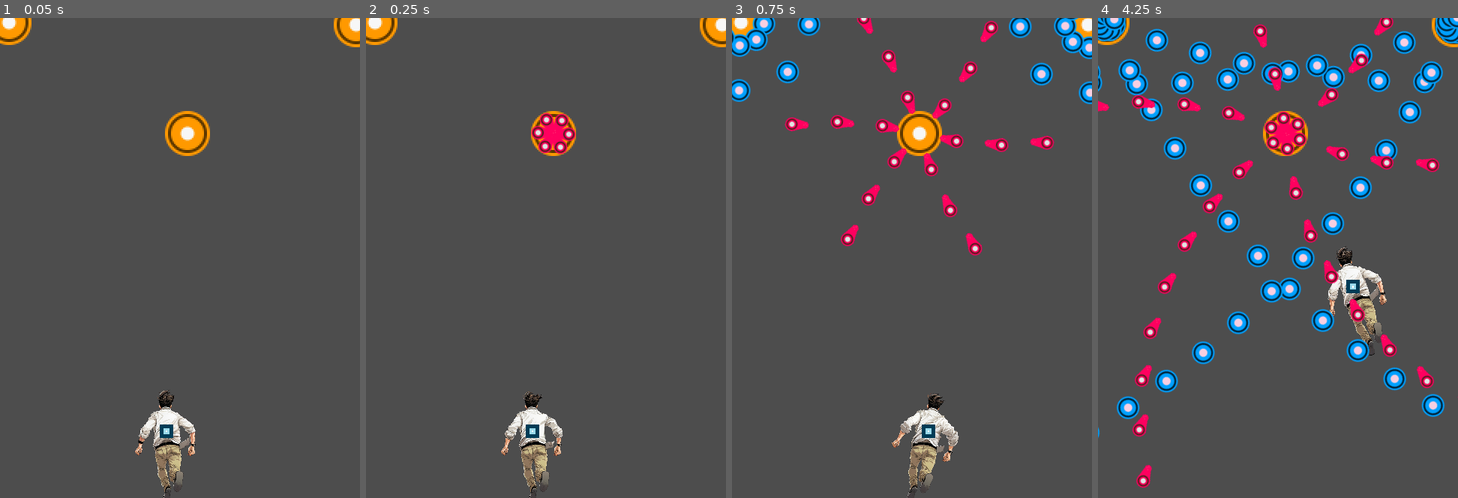
Above: before the commit, frames 1-4 (left to right).
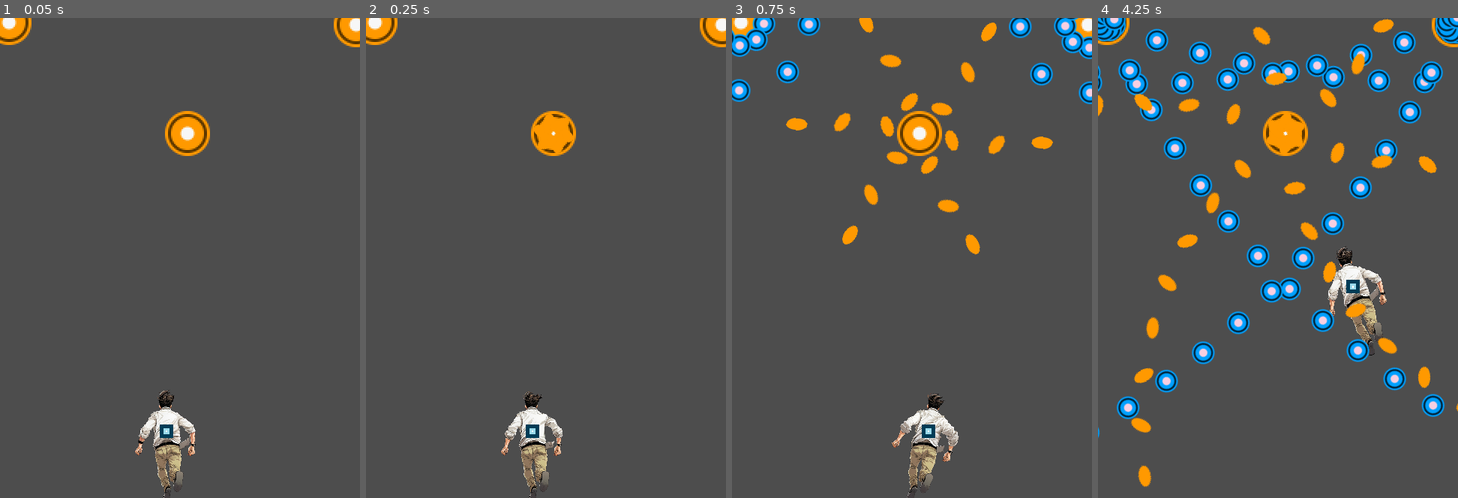
Above: after the commit, the same moments.

Repository: CaioMGA/boss-rush-exchange
Game: Godot game, scene res://scenes/demo.tscn
Same seed, same stepped clock (60 frames per second), same inputs: the game is played once before the commit and once after it.
Inputs:
- Up to frame 1 (0.05 s): no input
- Up to frame 2 (0.25 s): no input
- Up to frame 3 (0.75 s): hold Right (move_right) from 0.53 s (still down); hold J (focus_shot) from 0.53 s (still down)
- Up to frame 4 (4.25 s): release Right (move_right) at 1.28 s; release J (focus_shot) at 1.28 s; hold Down (move_down) 1.28-2.03 s; tap J (focus_shot) at 1.35, 2.85 s; hold Right (move_right) 2.03-2.78 s; hold J (focus_shot) 2.03-2.78 s; hold Up (move_up) 2.78-3.53 s; hold Left (move_left) from 3.53 s (still down); hold J (focus_shot) from 3.53 s (still down)

Frame 1 is identical in both runs. In frame 2, 0.7% of the frame differs, in the area x 45-59%, y 19-29%; in frame 3, 3.0%; in frame 4, 5.1%, in the area x 0-100%, y 0-98%.

Commit message:
add animated bullets

Diff:
--- a/scenes/bullets/bullet.gd
+++ b/scenes/bullets/bullet.gd
@@ -1,6 +1,12 @@
 extends Node2D
 
 @export var speed = 300
+@export var animated = false;
+
+
+func _ready():
+	if animated:
+		$AnimatedSprite2D.play("default")
 
 func _process(delta):
 	position += transform.x * speed * delta
--- /dev/null
+++ b/scenes/bullets/bullet_orange.tscn
@@ -0,0 +1,56 @@
+[gd_scene load_steps=10 format=3 uid="uid://344wh82v858n"]
+
+[ext_resource type="Script" path="res://scenes/bullets/bullet.gd" id="1_0253c"]
+[ext_resource type="Texture2D" uid="uid://cuqrx5lgn7g4p" path="res://art/bullets/orange/orange1.png" id="2_ivl0g"]
+[ext_resource type="Texture2D" uid="uid://n7ftl6a2letr" path="res://art/bullets/orange/orange2.png" id="3_v8fvi"]
+[ext_resource type="Texture2D" uid="uid://dkna0vub8iqg4" path="res://art/bullets/orange/orange3.png" id="4_y77it"]
+[ext_resource type="Texture2D" uid="uid://cu8j2kcnm880n" path="res://art/bullets/orange/orange4.png" id="5_mvy3o"]
+[ext_resource type="Texture2D" uid="uid://cbh51itoeorsp" path="res://art/bullets/orange/orange5.png" id="6_m2ut0"]
+[ext_resource type="Texture2D" uid="uid://b7j17sd1fwd0m" path="res://art/bullets/orange/orange6.png" id="7_b5px6"]
+
+[sub_resource type="SpriteFrames" id="SpriteFrames_gdn6j"]
+animations = [{
+"frames": [{
+"duration": 1.0,
+"texture": ExtResource("2_ivl0g")
+}, {
+"duration": 1.0,
+"texture": ExtResource("3_v8fvi")
+}, {
+"duration": 1.0,
+"texture": ExtResource("4_y77it")
+}, {
+"duration": 1.0,
+"texture": ExtResource("5_mvy3o")
+}, {
+"duration": 1.0,
+"texture": ExtResource("6_m2ut0")
+}, {
+"duration": 1.0,
+"texture": ExtResource("7_b5px6")
+}],
+"loop": true,
+"name": &"default",
+"speed": 10.0
+}]
+
+[sub_resource type="CircleShape2D" id="CircleShape2D_npvyu"]
+
+[node name="Bullet" type="Area2D" groups=["bullets"]]
+script = ExtResource("1_0253c")
+animated = true
+
+[node name="AnimatedSprite2D" type="AnimatedSprite2D" parent="."]
+texture_filter = 1
+sprite_frames = SubResource("SpriteFrames_gdn6j")
+frame_progress = 0.682008
+
+[node name="CollisionShape2D" type="CollisionShape2D" parent="." groups=["bullets"]]
+shape = SubResource("CircleShape2D_npvyu")
+
+[node name="KillTimer" type="Timer" parent="." groups=["bullets"]]
+wait_time = 5.0
+one_shot = true
+autostart = true
+
+[connection signal="timeout" from="KillTimer" to="." method="_on_kill_timer_timeout"]
--- a/scenes/demo.tscn
+++ b/scenes/demo.tscn
@@ -3,7 +3,7 @@
 [ext_resource type="PackedScene" uid="uid://dmek2nyuv6slq" path="res://scenes/player.tscn" id="1_hmerg"]
 [ext_resource type="PackedScene" uid="uid://qsedcgegokq2" path="res://scenes/bullets/bullet_blue_round.tscn" id="2_1slwy"]
 [ext_resource type="PackedScene" uid="uid://b68wx6n7c0741" path="res://scenes/enemy-demo.tscn" id="2_tg6k0"]
-[ext_resource type="PackedScene" uid="uid://bot1ogebwgig8" path="res://scenes/bullets/bullet_pink_fast.tscn" id="4_rqvwe"]
+[ext_resource type="PackedScene" uid="uid://344wh82v858n" path="res://scenes/bullets/bullet_orange.tscn" id="4_ij8vc"]
 [ext_resource type="Script" path="res://scripts/destroyer.gd" id="5_usejr"]
 
 [sub_resource type="RectangleShape2D" id="RectangleShape2D_q3mws"]
@@ -37,7 +37,7 @@
 
 [node name="enemy-demo" parent="." instance=ExtResource("2_tg6k0")]
 position = Vector2(250, 154)
-bullet_scene = ExtResource("4_rqvwe")
+bullet_scene = ExtResource("4_ij8vc")
 rotate_speed = 20
 shooter_timer_wait_time = 0.2
 spawn_point_count = 6
--- a/scenes/player.tscn
+++ b/scenes/player.tscn
@@ -70,7 +70,7 @@
 }]
 
 [sub_resource type="RectangleShape2D" id="RectangleShape2D_tyvgb"]
-size = Vector2(18.6667, 18.6667)
+size = Vector2(9.33333, 9.33333)
 
 [node name="Player" type="Area2D" groups=["player"]]
 script = ExtResource("1_i2l1a")
Binary file added: art/bullets/green_fast.png
Not shown, added: art/bullets/green_fast.png.import
Binary file added: art/bullets/orange/orange1.png
Not shown, added: art/bullets/orange/orange1.png.import
Binary file added: art/bullets/orange/orange2.png
Not shown, added: art/bullets/orange/orange2.png.import
Binary file added: art/bullets/orange/orange3.png
Not shown, added: art/bullets/orange/orange3.png.import
Binary file added: art/bullets/orange/orange4.png
Not shown, added: art/bullets/orange/orange4.png.import
Binary file added: art/bullets/orange/orange5.png
Not shown, added: art/bullets/orange/orange5.png.import
(and 2 more such lines)
